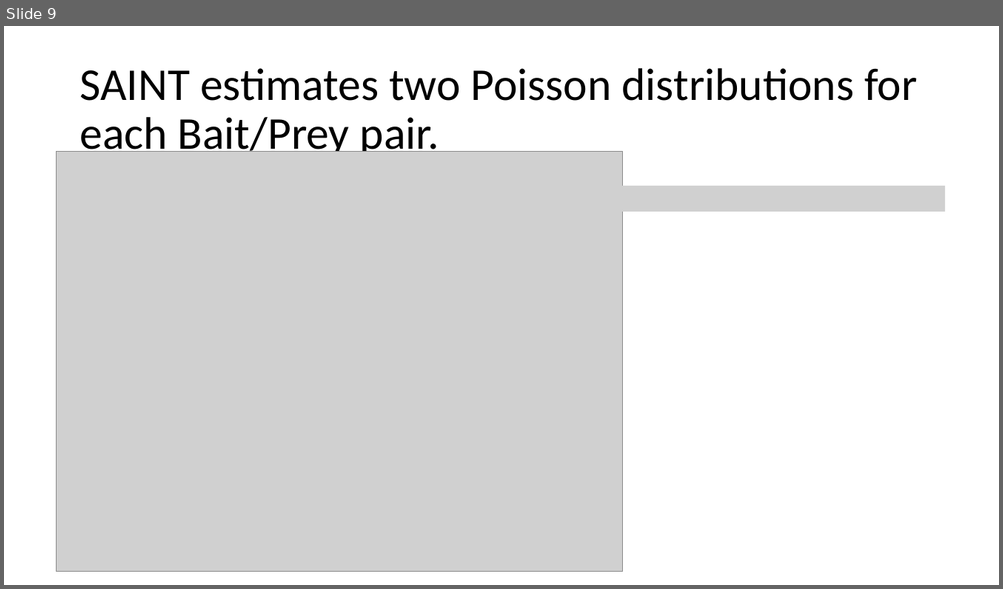
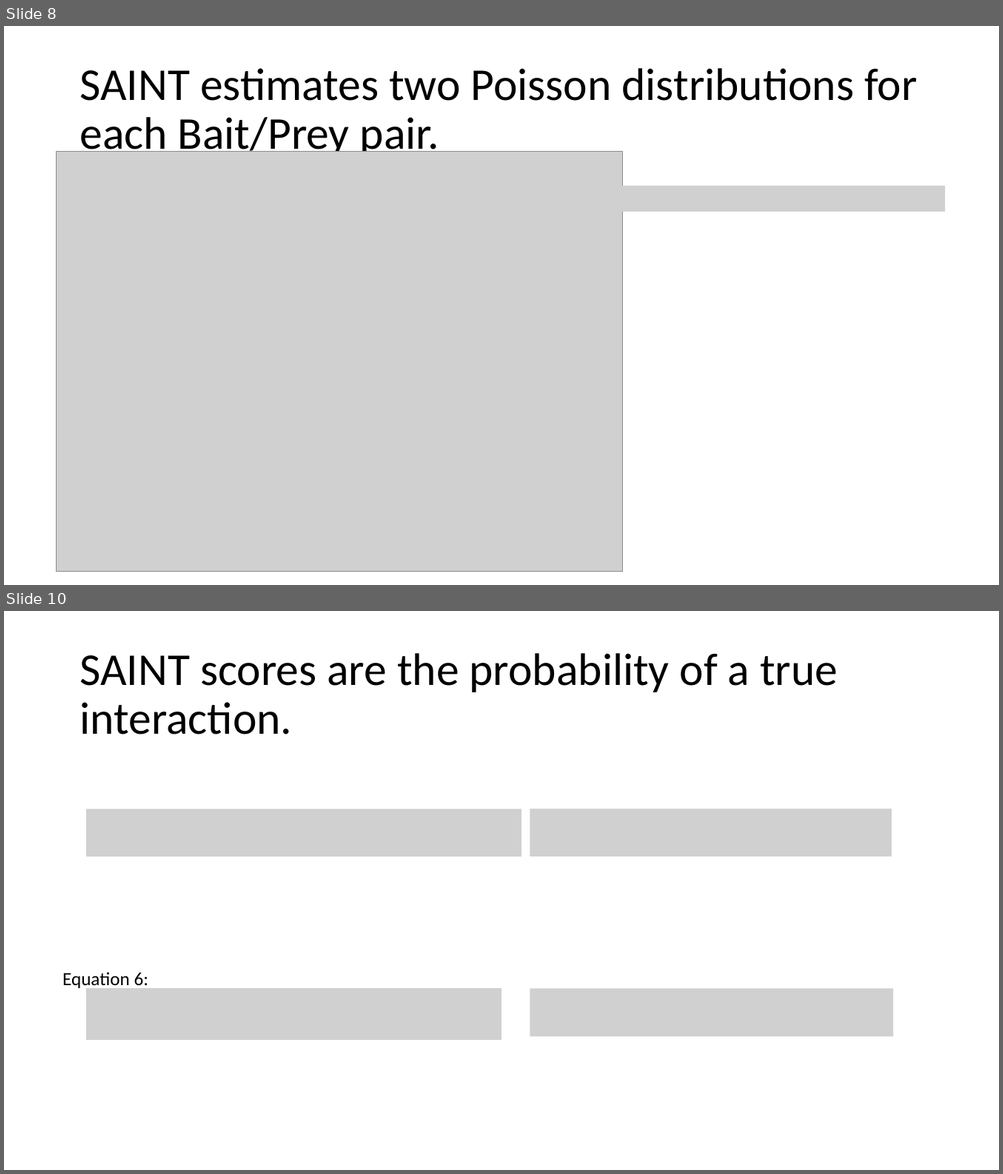
Before and after one commit to plutzer/majlab, a slide deck: SAINT-JC.pptx. Shown one above the other, each under a label of ours: slide 9 before the commit, slides 8 and 10 after it; the slides between them are not shown. The pictures are 1003x589 and 1003x1174 pixels, drawn with LibreOffice and Linux fonts; fonts in the diff are those of the drawing; grey boxes stand for pictures. Boxes give left, top, right and bottom in pixels: in the first picture for what was removed or moved away, otherwise in the second. Text is boxed around its words. In the diff, an @@ line names an element or a change of style, - is before the commit and + after.

```diff
--- a/SAINT-JC.pptx
+++ b/SAINT-JC.pptx
@@ slide 10 added at (x1=4, y1=611, x2=999, y2=1170), background #FFFFFF @@
@@ title added at (x1=79, y1=653, x2=837, y2=735), 44 pt, text #000000 @@
+SAINT scores are the probability of a true interaction.
@@ picture added at (x1=86, y1=809, x2=521, y2=857) @@
@@ picture added at (x1=530, y1=809, x2=892, y2=857) @@
@@ text added at (x1=62, y1=972, x2=148, y2=990), 18 pt, text #000000 @@
+Equation 6:
@@ picture added at (x1=86, y1=988, x2=502, y2=1040) @@
@@ picture added at (x1=530, y1=988, x2=893, y2=1037) @@
@@ what was slide 9 is now slide 8 @@
```
Also in this commit, not shown: 1 slide changed, 6 other slides added, 1 slide removed, 1 other file.
